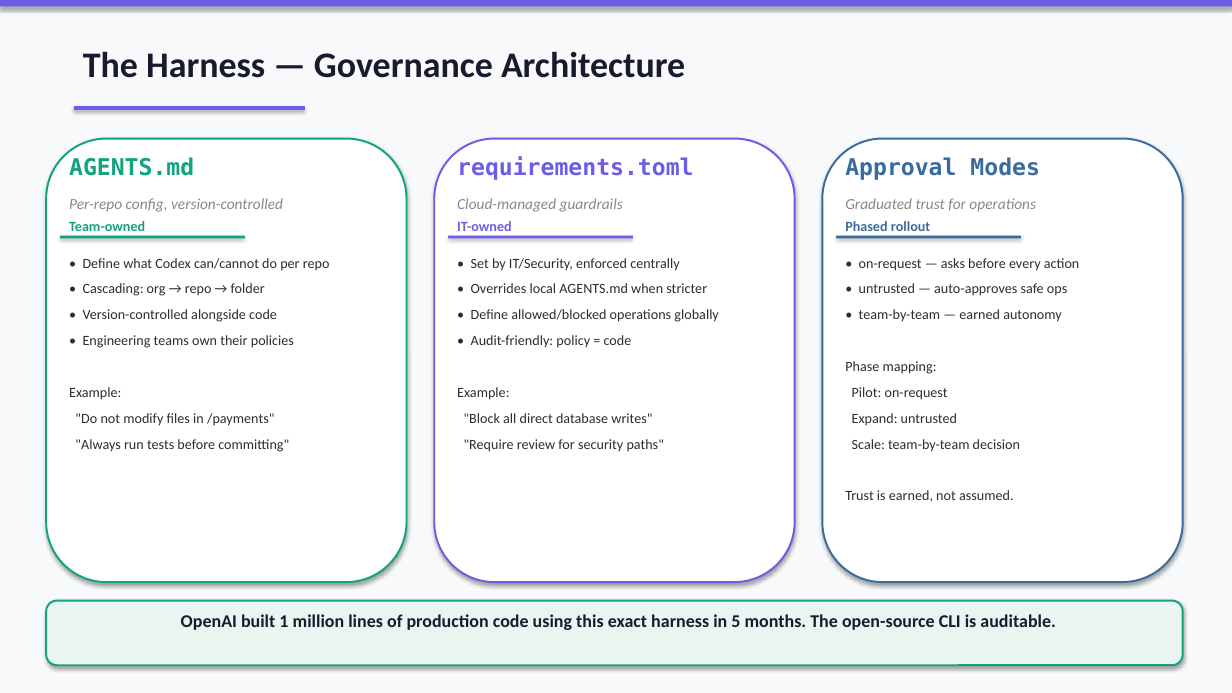
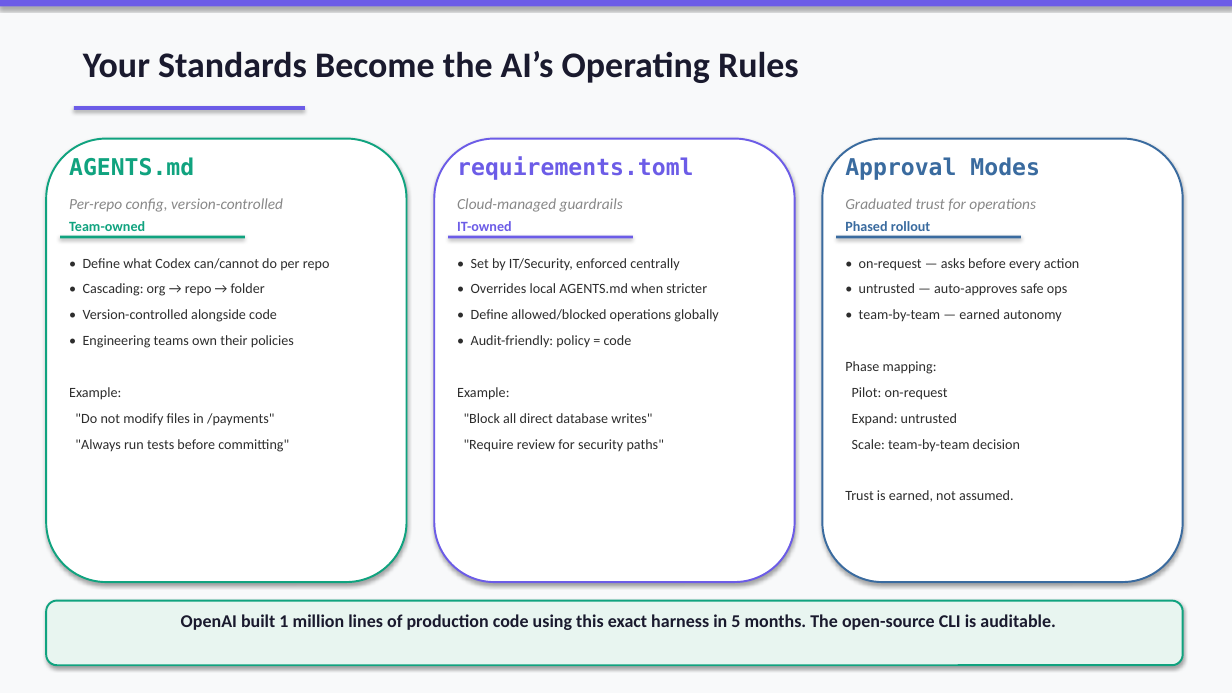
Before and after one commit to pretendhome/enablement, a slide deck: slide 4 of codex/codex_enablement_v2.pptx. Drawn at 1232x693 pixels with LibreOffice and Linux fonts; fonts in the diff are those of the drawing. Boxes give left, top, right and bottom in pixels: in the first picture for what was removed or moved away, otherwise in the second. Text is boxed around its words. In the diff, an @@ line names an element or a change of style, - is before the commit and + after.

```diff
--- a/codex/codex_enablement_v2.pptx
+++ b/codex/codex_enablement_v2.pptx
@@ text at [83,51,799,83]: text changed @@
-The Harness — Governance Architecture
+Your Standards Become the AI’s Operating Rules
```
Also in this commit, not shown: 5 other slides changed, 6 other files.
